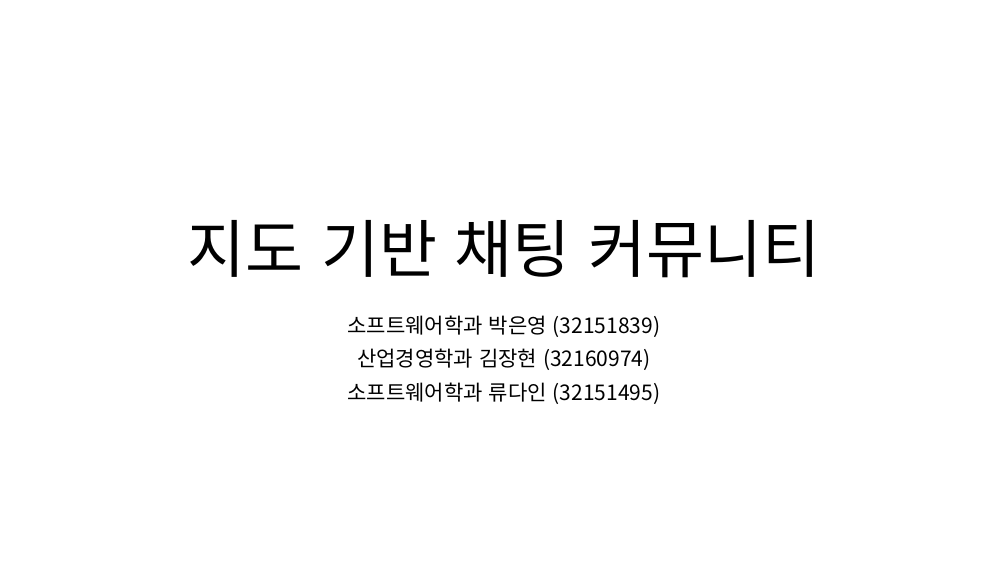
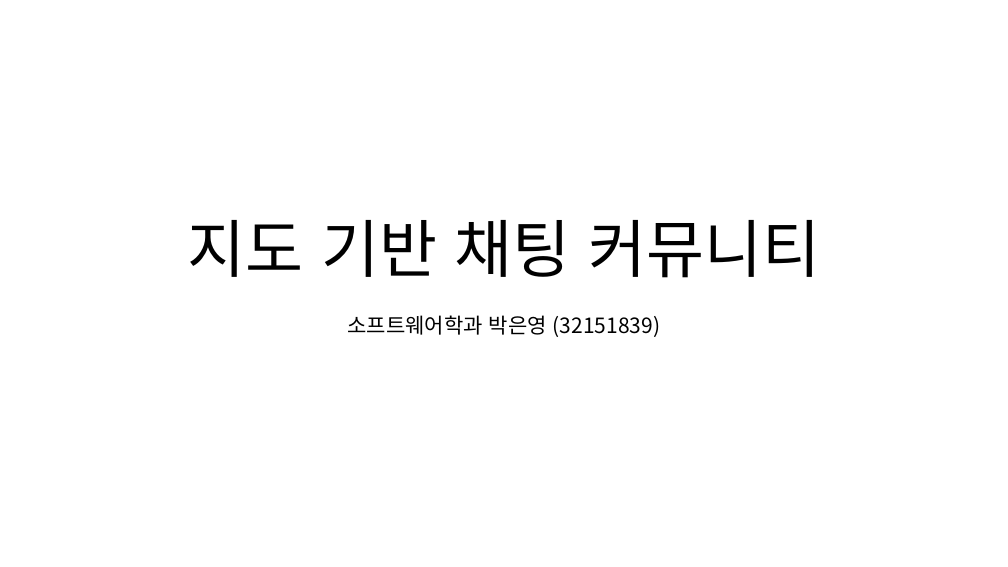
Before and after one commit to eyabc/2019-1-capstone, a slide deck: slide 1 of 0. document/5. PPT/0. 프로젝트 주제.pptx. Drawn at 1008x567 pixels with LibreOffice and Linux fonts; fonts in the diff are those of the drawing; background and template pictures are left out. Boxes give left, top, right and bottom in pixels: in the first picture for what was removed or moved away, otherwise in the second. Text is boxed around its words. In the diff, an @@ line names an element or a change of style, - is before the commit and + after.

```diff
--- a/0. document/5. PPT/0. 프로젝트 주제.pptx
+++ b/0. document/5. PPT/0. 프로젝트 주제.pptx
@@ subtitle at box(347, 348, 661, 404): paragraphs removed @@
-산업경영학과 김장현 (32160974)
-소프트웨어학과 류다인 (32151495)
```
Also in this commit, not shown: 1 slide removed, 4 other files.
